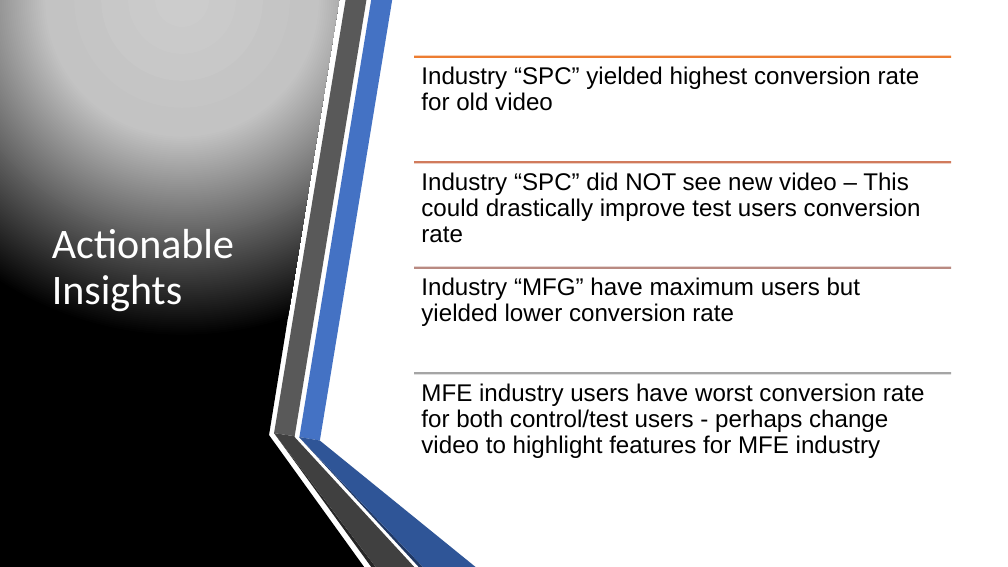
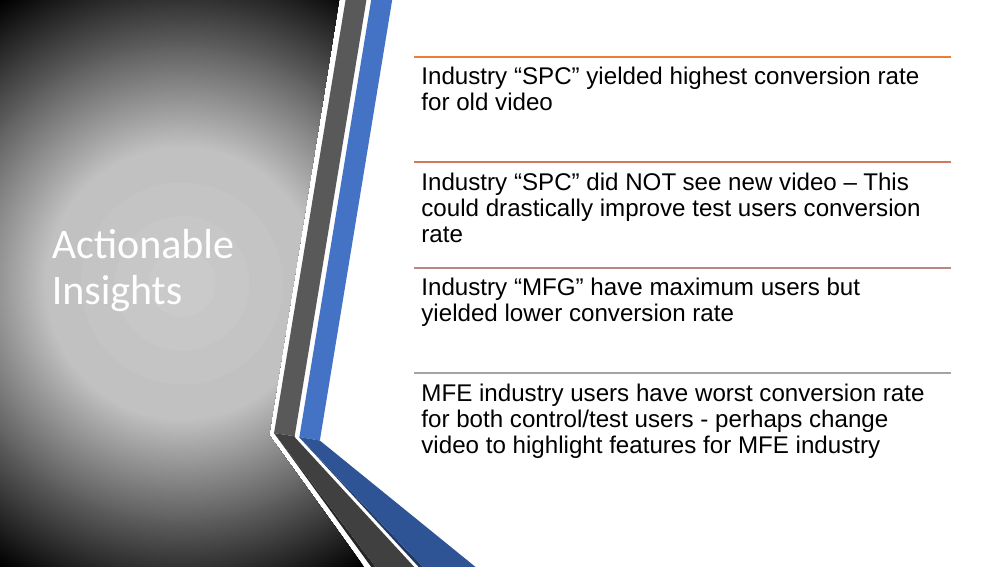
Before and after one commit to SyedNadir/freemium-ab-testing, a slide deck: slide 36 of documents/presentation/Final Presentation.pptx. Drawn at 1008x567 pixels with LibreOffice and Linux fonts; fonts in the diff are those of the drawing. Boxes give left, top, right and bottom in pixels: in the first picture for what was removed or moved away, otherwise in the second. Text is boxed around its words. In the diff, an @@ line names an element or a change of style, - is before the commit and + after.

```diff
--- a/documents/presentation/Final Presentation.pptx
+++ b/documents/presentation/Final Presentation.pptx
@@ freeform shape at (x1=0, y1=0, x2=364, y2=567): fill gradient #CCCCCC to #C4C4C4 to #000000 to gradient #CACACA to #C1C1C1 to #000000; rotation 0 to 180 degrees @@
@@ freeform shape at (x1=299, y1=438, x2=423, y2=567): fill #203864 to #1F3864 @@
@@ freeform shape at (x1=299, y1=437, x2=476, y2=567): fill #2F5597 to #2F5496 @@
```
Also in this commit, not shown: 14 other slides changed.
